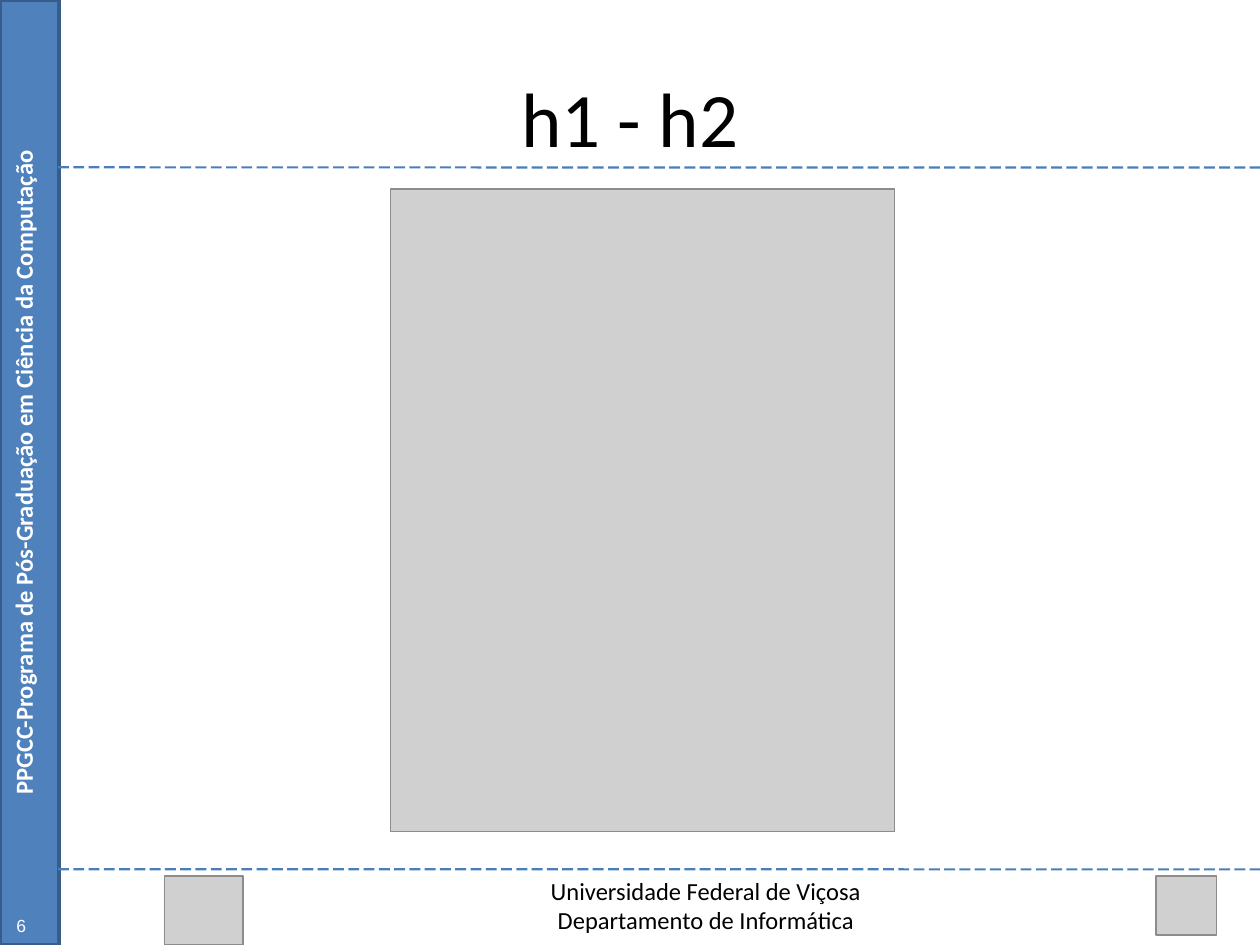
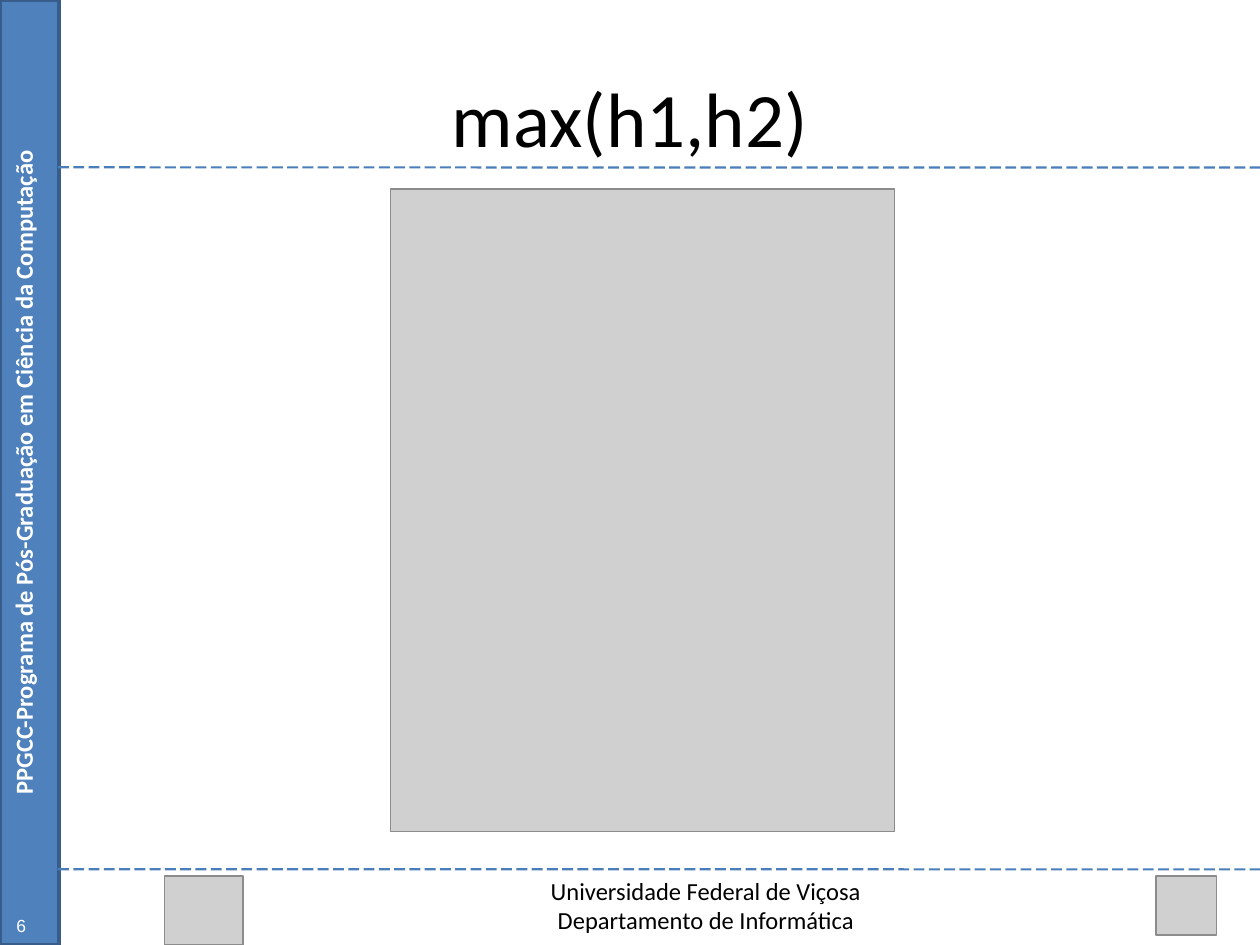
Before and after one commit to Marvinsky/research-marvin, a slide deck: slide 17 of latex/odp/dissertation_v6.odp. Drawn at 1260x945 pixels with LibreOffice and Linux fonts; fonts in the diff are those of the drawing; grey boxes stand for pictures. Boxes give left, top, right and bottom in pixels: in the first picture for what was removed or moved away, otherwise in the second. Text is boxed around its words. In the diff, an @@ line names an element or a change of style, - is before the commit and + after.

```diff
--- a/latex/odp/dissertation_v6.odp
+++ b/latex/odp/dissertation_v6.odp
@@ text at (x1=452, y1=91, x2=808, y2=158): text changed @@
-h1 - h2
+max(h1,h2)
```
Also in this commit, not shown: 8 other slides changed.
